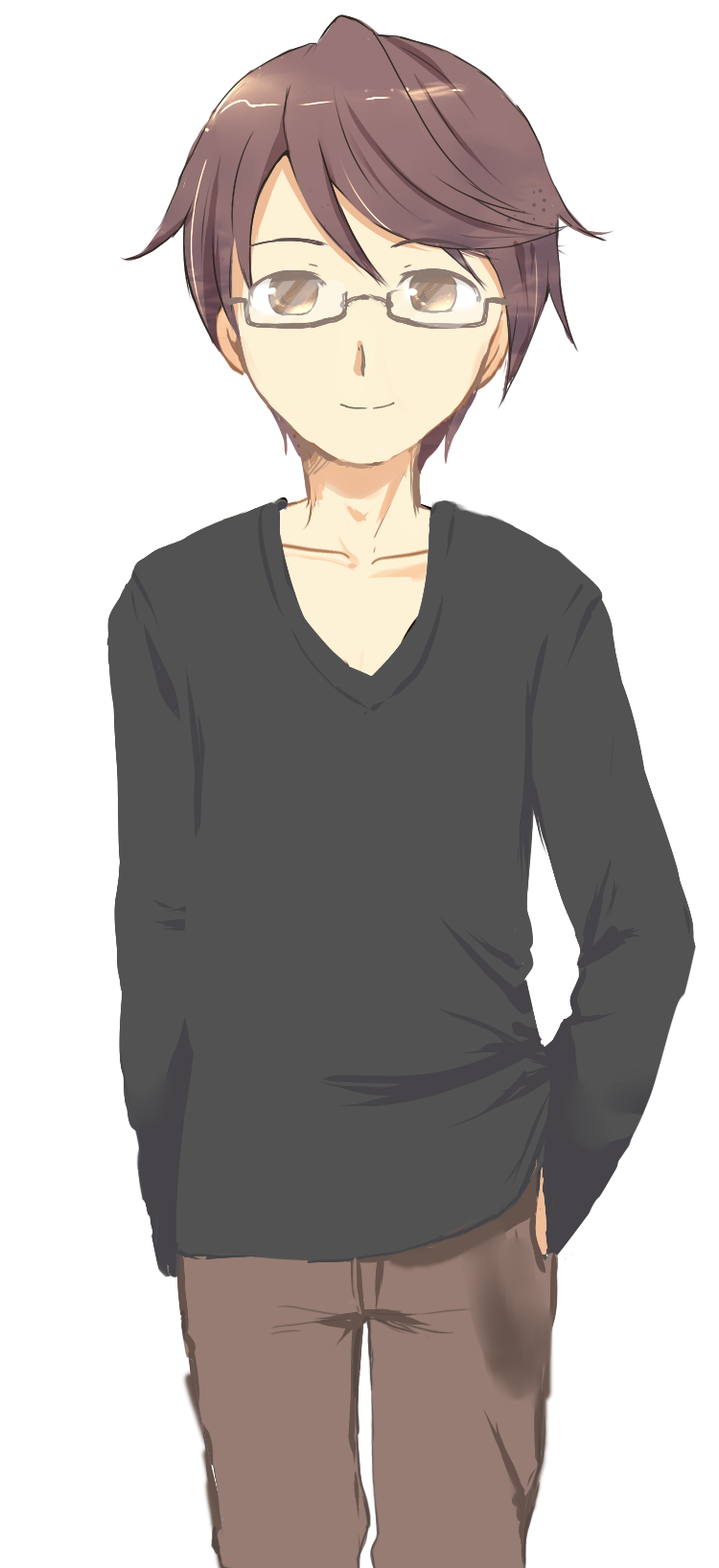
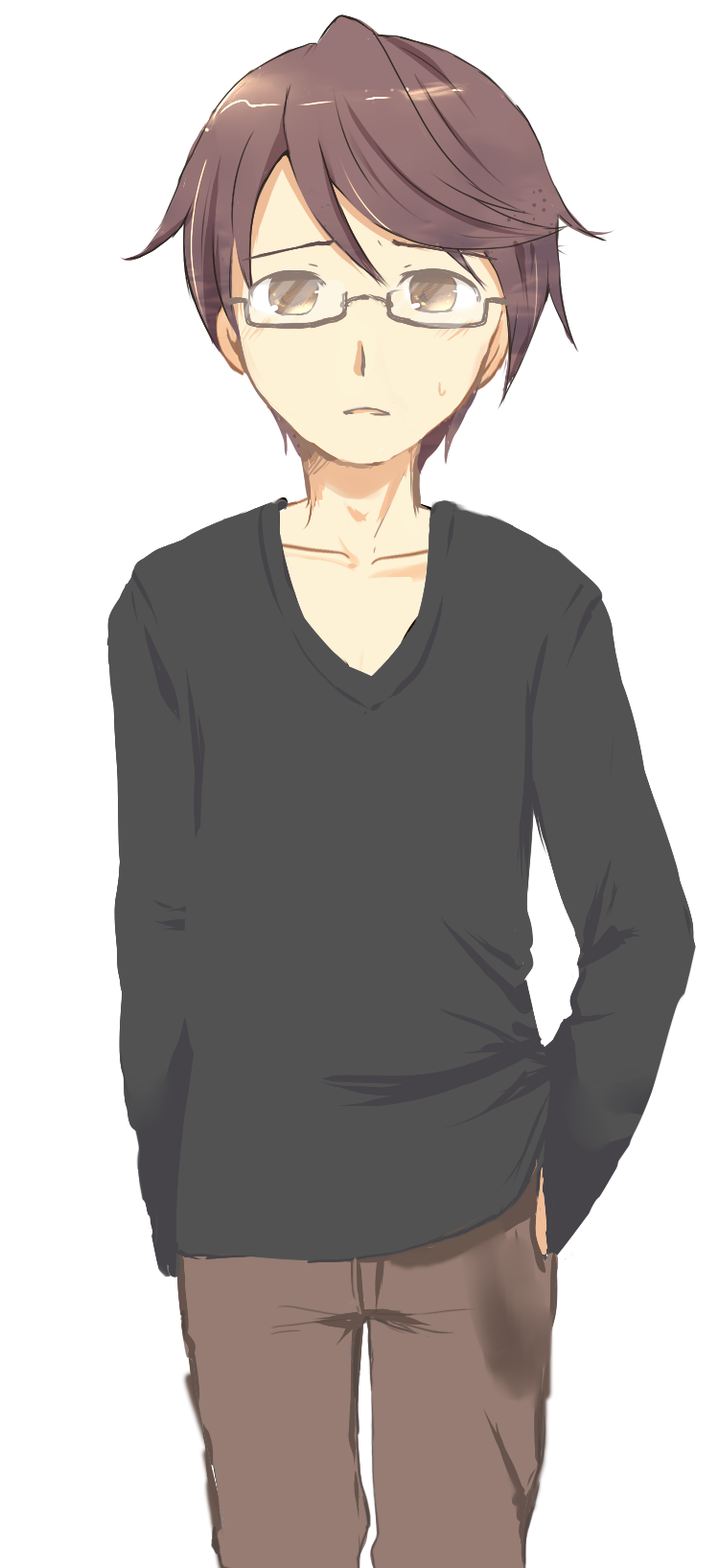
Layers edited between the first and the second 719 × 1568 image:
added group "グループ 1" with 7 layers over [239, 237, 504, 417]
moved "表情" into group "グループ 1" over [239, 237, 504, 417]
hid "通常" over [239, 237, 498, 410]
showed "悲しみ" over [239, 238, 504, 417]
moved "レイヤー 1" into group "グループ 1" over [239, 237, 504, 417]
